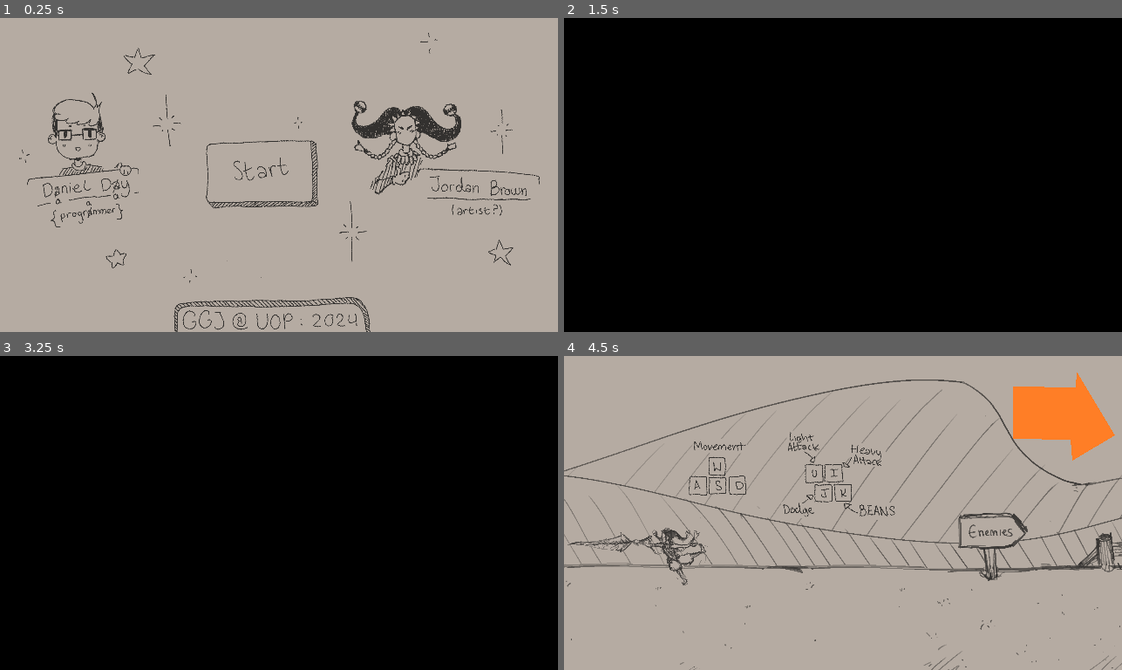
Above: before the commit, frames 1-4 (two rows, left to right).
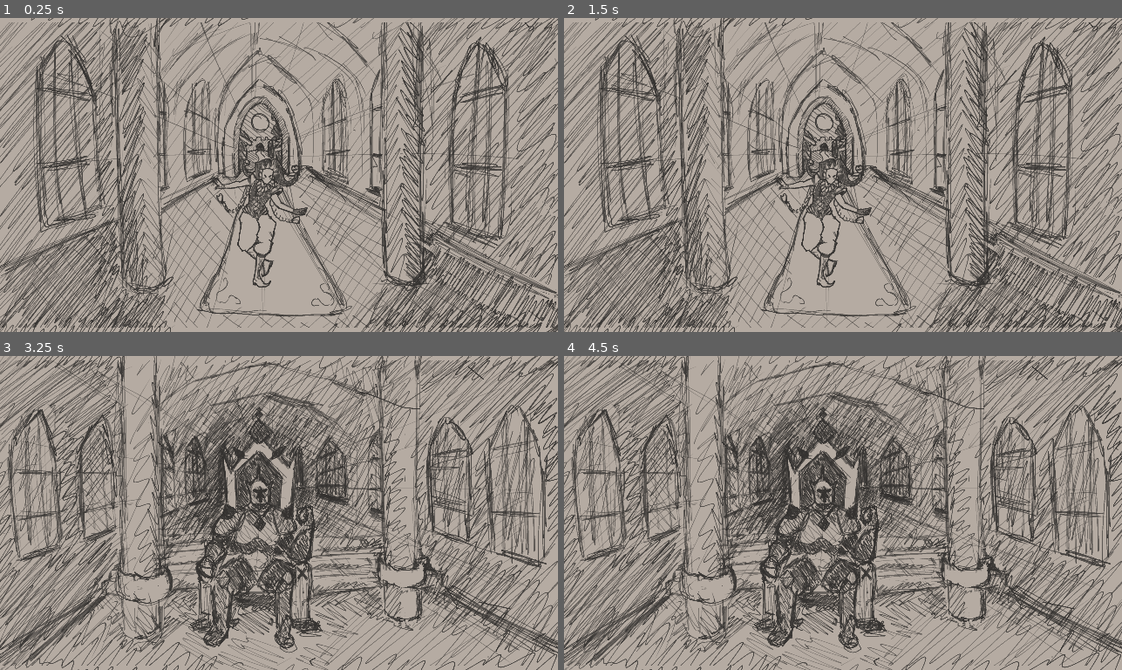
Above: after the commit, the same moments.

Repository: danielday-dev/UOP-GGJ-2024
Game: Godot game, scene res://Scenes/Cutscene1.tscn
Two runs of this game, one before a commit and one after it. Both use one fixed random seed, a clock stepped at 60 frames per second and the inputs below. Before the commit the project starts from res://Scenes/Menu.tscn.
Inputs (mouse positions are in pixels of both pictures, inside the frame that each line leads up to):
- Up to frame 1 (0.25 s): no input
- Up to frame 2 (1.5 s): click (826, 175) at 0.52 s; tap Enter at 1.25 s; hold D (move_right) from 1.28 s (still down); hold U (attack1) from 1.28 s (still down)
- Up to frame 3 (3.25 s): tap Space at 2 s; release D (move_right) at 2.03 s; release U (attack1) at 2.03 s; hold S (move_down) 2.03-2.78 s; tap I (attack2) at 2.1 s; tap Enter at 2.75 s; hold D (move_right) from 2.78 s (still down); hold K (beans) from 2.78 s (still down)
- Up to frame 4 (4.5 s): tap Space at 3.5 s; release D (move_right) at 3.53 s; release K (beans) at 3.53 s; hold W (move_up) 3.53-4.28 s; tap J (dodge) at 3.6 s; hold A (move_left) from 4.28 s (still down); hold U (attack1) from 4.28 s (still down)

The runs differ from the first frame. In frame 1, 41% of the frame differs, in the area x 0-100%, y 0-100%; in frame 2, 100%; in frame 3, 100%; in frame 4, 51%.

Commit message:
Cutscene 1 added.

Diff:
--- /dev/null
+++ b/Resources/Cutscene/CutsceneInformation.gd
@@ -0,0 +1,8 @@
+extends Resource
+class_name CutsceneInformation
+
+@export var targetNode : NodePath = ""
+@export var targetFrom : Vector2 = Vector2(0.5, 0.5);
+@export var targetTo : Vector2 = Vector2(0.5, 0.5);
+@export var cutsceneTime : float = 1;
+@export_range(0, 1) var zoomLevel : float = 1;
--- /dev/null
+++ b/Scenes/Cutscene1.tscn
@@ -0,0 +1,88 @@
+[gd_scene load_steps=13 format=3 uid="uid://crctaa1eh4ave"]
+
+[ext_resource type="Texture2D" uid="uid://d125ryw0b2wbj" path="res://Resources/Cutscene/ThroneroomJester.png" id="1_0sxoe"]
+[ext_resource type="Script" path="res://Source/Cutscene.gd" id="1_7v0xj"]
+[ext_resource type="Script" path="res://Resources/Cutscene/CutsceneInformation.gd" id="2_igmmf"]
+[ext_resource type="Texture2D" uid="uid://da5mujdbnc0j4" path="res://Resources/Cutscene/ThroneroomKnight.png" id="3_efta1"]
+
+[sub_resource type="Resource" id="Resource_wg8hv"]
+script = ExtResource("2_igmmf")
+targetNode = NodePath("../Jester")
+targetFrom = Vector2(0.5, 0.5)
+targetTo = Vector2(0.5, 0.5)
+cutsceneTime = 3.0
+zoomLevel = 1.0
+
+[sub_resource type="Resource" id="Resource_b504s"]
+script = ExtResource("2_igmmf")
+targetNode = NodePath("../Knight")
+targetFrom = Vector2(0.5, 0.5)
+targetTo = Vector2(0.5, 0.5)
+cutsceneTime = 3.0
+zoomLevel = 1.0
+
+[sub_resource type="Resource" id="Resource_wd6vn"]
+script = ExtResource("2_igmmf")
+targetNode = NodePath("../Jester")
+targetFrom = Vector2(0.45, 0.55)
+targetTo = Vector2(0.45, 0.55)
+cutsceneTime = 1.5
+zoomLevel = 0.75
+
+[sub_resource type="Resource" id="Resource_ipnax"]
+script = ExtResource("2_igmmf")
+targetNode = NodePath("../Knight")
+targetFrom = Vector2(0.45, 0.45)
+targetTo = Vector2(0.45, 0.45)
+cutsceneTime = 1.5
+zoomLevel = 0.75
+
+[sub_resource type="Resource" id="Resource_ypipo"]
+script = ExtResource("2_igmmf")
+targetNode = NodePath("../Jester")
+targetFrom = Vector2(0.35, 0.55)
+targetTo = Vector2(0.55, 0.55)
+cutsceneTime = 4.0
+zoomLevel = 0.5
+
+[sub_resource type="Resource" id="Resource_2qlfm"]
+script = ExtResource("2_igmmf")
+targetNode = NodePath("../Knight")
+targetFrom = Vector2(0.35, 0.45)
+targetTo = Vector2(0.55, 0.45)
+cutsceneTime = 4.0
+zoomLevel = 0.5
+
+[sub_resource type="Resource" id="Resource_ocw1j"]
+script = ExtResource("2_igmmf")
+targetNode = NodePath("../Jester")
+targetFrom = Vector2(0.4, 0.55)
+targetTo = Vector2(0.5, 0.55)
+cutsceneTime = 4.0
+zoomLevel = 0.25
+
+[sub_resource type="Resource" id="Resource_exosh"]
+script = ExtResource("2_igmmf")
+targetNode = NodePath("../Knight")
+targetFrom = Vector2(0.4, 0.45)
+targetTo = Vector2(0.5, 0.45)
+cutsceneTime = 4.0
+zoomLevel = 0.25
+
+[node name="Cutscene1" type="Node2D"]
+
+[node name="Camera" type="Camera2D" parent="."]
+script = ExtResource("1_7v0xj")
+cutscenes = Array[ExtResource("2_igmmf")]([SubResource("Resource_wg8hv"), SubResource("Resource_b504s"), SubResource("Resource_wd6vn"), SubResource("Resource_ipnax"), SubResource("Resource_ypipo"), SubResource("Resource_2qlfm"), SubResource("Resource_ocw1j"), SubResource("Resource_exosh")])
+nextScene = "res://Scenes/Stage1.tscn"
+
+[node name="Jester" type="Sprite2D" parent="."]
+scale = Vector2(0.25, 0.25)
+texture = ExtResource("1_0sxoe")
+centered = false
+
+[node name="Knight" type="Sprite2D" parent="."]
+position = Vector2(0, 360)
+scale = Vector2(0.25, 0.25)
+texture = ExtResource("3_efta1")
+centered = false
--- /dev/null
+++ b/Source/Cutscene.gd
@@ -0,0 +1,34 @@
+extends Camera2D
+
+@export var cutscenes : Array[CutsceneInformation];
+@export_file("*.tscn") var nextScene : String;
+
+var progress : float = 0;
+
+func _process(delta):
+	# Change scene at end.
+	if (len(cutscenes) <= 0):
+		get_tree().change_scene_to_file(nextScene);
+		return;
+
+	# Get cutscene.
+	var cutscene = cutscenes[0];
+	if (progress < cutscene.cutsceneTime):
+		# Update progress.
+		progress = clamp(progress + delta, 0, cutscene.cutsceneTime);
+
+		# This code sucks but i dont regret anything.
+		var sprite = get_node(cutscene.targetNode);
+		var spriteSize = Vector2(
+			sprite.texture.get_width(),
+			sprite.texture.get_height()
+		) * sprite.scale;
+
+		# Lerpy derp.
+		position = sprite.position + (lerp(cutscene.targetFrom, cutscene.targetTo, progress / cutscene.cutsceneTime) * spriteSize);
+		zoom.x = 1 / cutscene.zoomLevel;
+		zoom.y = zoom.x;
+
+		if (progress >= cutscene.cutsceneTime):
+			cutscenes.remove_at(0);
+			progress = 0;
--- a/Source/SplashScreen.gd
+++ b/Source/SplashScreen.gd
@@ -1,4 +1,4 @@
 extends Node2D
 
 func animationEnd():
-	get_tree().change_scene_to_file("res://Scenes/Stage1.tscn");
+	get_tree().change_scene_to_file("res://Scenes/Cutscene1.tscn");
--- a/project.godot
+++ b/project.godot
@@ -11,7 +11,7 @@
 [application]
 
 config/name="UOP-GGJ-2024"
-run/main_scene="res://Scenes/Menu.tscn"
+run/main_scene="res://Scenes/Cutscene1.tscn"
 config/features=PackedStringArray("4.2", "GL Compatibility")
 
 [display]
Not shown: 1 places in Scenes/SplashScreen.tscn that only renumber resources
